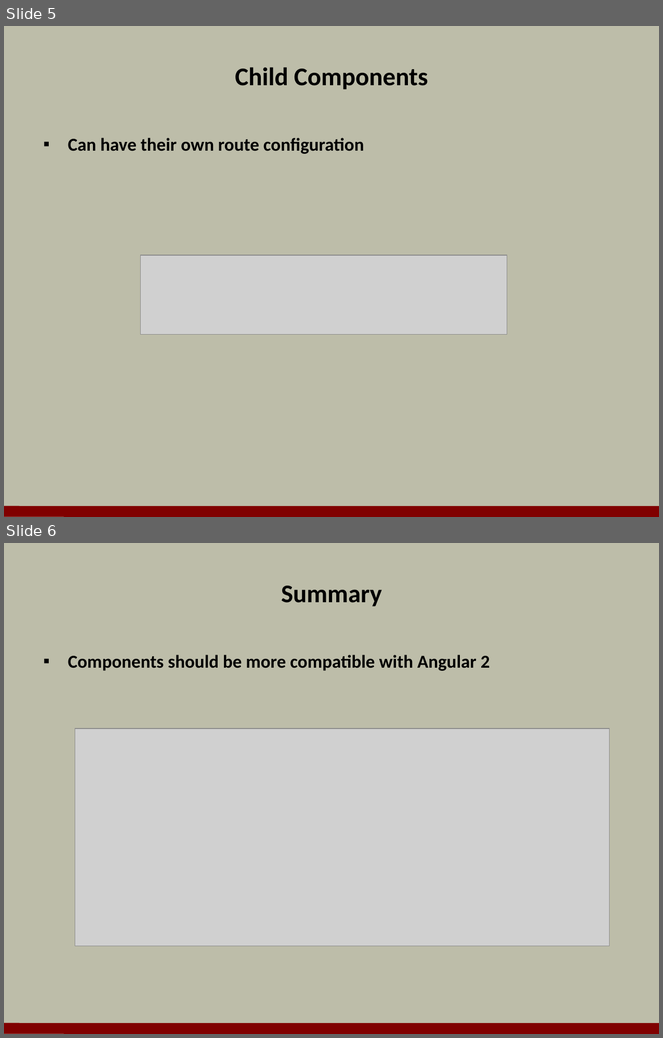
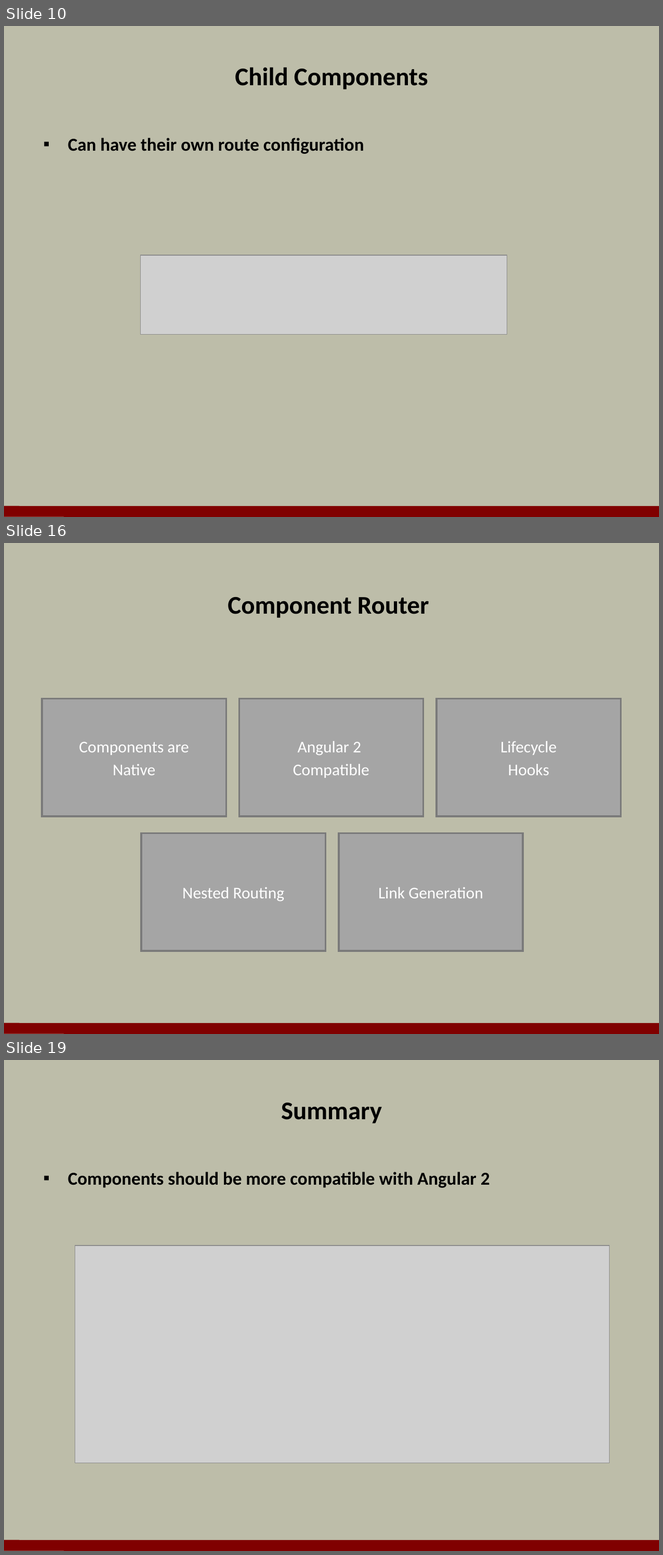
Before and after one commit to OdeToCode/classes, a slide deck: angularjs/slides/a2_components.pptx. Shown one above the other, each under a label of ours: slides 5 and 6 before the commit, slides 10, 16 and 19 after it; the slides between them are not shown. The pictures are 663x1038 and 663x1555 pixels, drawn with LibreOffice and Linux fonts; fonts in the diff are those of the drawing; grey boxes stand for pictures; background and template pictures are left out. Boxes give left, top, right and bottom in pixels: in the first picture for what was removed or moved away, otherwise in the second. Text is boxed around its words. In the diff, an @@ line names an element or a change of style, - is before the commit and + after.

```diff
--- a/angularjs/slides/a2_components.pptx
+++ b/angularjs/slides/a2_components.pptx
@@ slide 16 added at bbox=[4, 543, 659, 1034], background #BDBDA9; not listed: 1 template element that a slide beside it also shows @@
@@ title added at bbox=[228, 597, 429, 618], 28 pt, text #000000, bold @@
+Component Router
@@ text added at bbox=[42, 699, 226, 817], fill #FFFFFF, 18 pt, text #FFFFFF @@
+Components are
+Native
@@ text added at bbox=[239, 699, 423, 817], fill #FFFFFF, 18 pt, text #FFFFFF @@
+Angular 2
+Compatible
@@ text added at bbox=[437, 699, 621, 817], fill #FFFFFF, 18 pt, text #FFFFFF @@
+Lifecycle
+Hooks
@@ text added at bbox=[142, 833, 326, 951], fill #FFFFFF, 18 pt, text #FFFFFF @@
+Nested Routing
@@ text added at bbox=[339, 833, 523, 951], fill #FFFFFF, 18 pt, text #FFFFFF @@
+Link Generation
@@ what was slide 5 is now slide 10 @@
@@ what was slide 6 is now slide 19 @@
```
Also in this commit, not shown: 1 slide changed, 12 other slides added, 2 other files.
